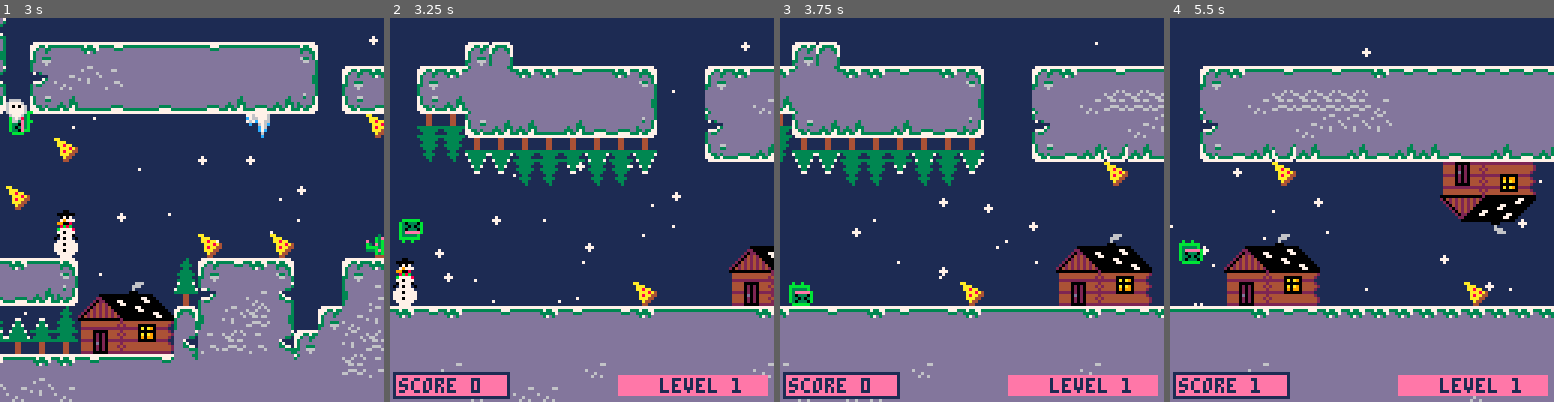
Above: before the commit, frames 1-4 (left to right).
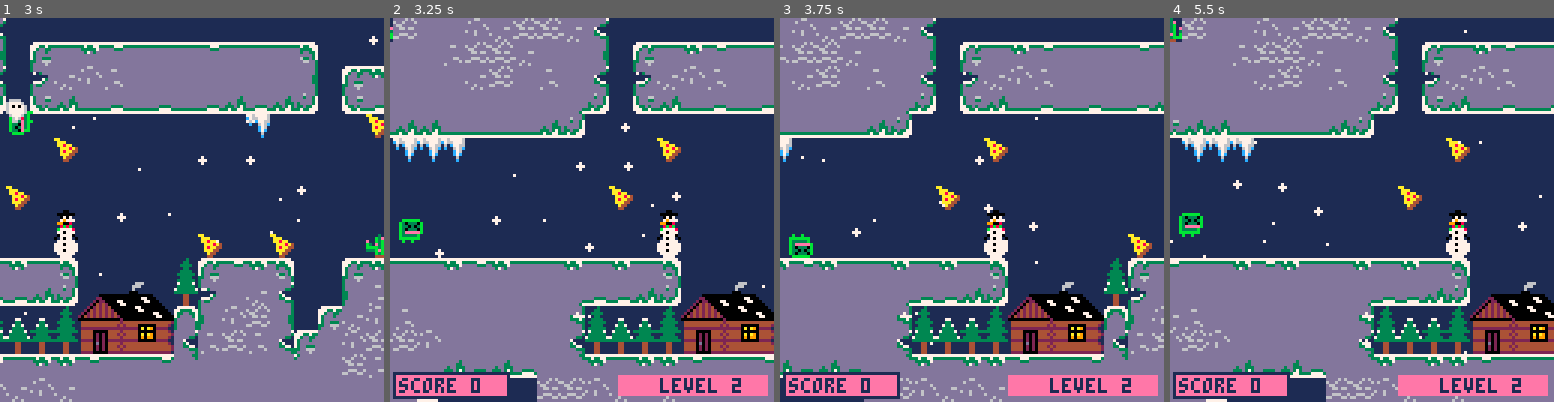
Above: after the commit, the same moments.

Repository: swagslash/huettenjam2023
Game: PICO-8 cartridge huettenjam2023.p8
Two runs of this game, one before a commit and one after it. Both use one fixed random seed, a clock stepped at 60 frames per second and the inputs below.
Inputs:
- Up to frame 1 (3 s): tap O (Z key) at 0.33, 0.7, 1.43, 2.22 s; tap X (X key) at 1.07, 2.07, 2.4, 2.73 s; hold Down 2.42-2.82 s
- Up to frame 2 (3.25 s): tap X (X key) at 3.07 s; tap O (Z key) at 3.1 s
- Up to frame 3 (3.75 s): tap X (X key) at 3.4, 3.73 s; hold Up from 3.58 s (still down)
- Up to frame 4 (5.5 s): tap O (Z key) at 3.98, 4.87 s; tap X (X key) every 0.33 s from 4.07 to 5.4 s; release Up at 4.08 s; hold Down 4.58-5.08 s

Frame 1 is identical in both runs. In frame 2, 46% of the frame differs, in the area x 0-100%, y 0-100%; in frame 3, 45%; in frame 4, 51%.

Commit message:
fix game-over starting in 1st level

Diff:
--- a/scripts/gameover.lua
+++ b/scripts/gameover.lua
@@ -9,7 +9,7 @@
     if (player.is_dead) then
         framespassed = 120 - game_over_frames
         if btnp(❎) then
-            open_game(0)
+            open_game(level)
         end
         if btnp(🅾️) then
             open_menu()
